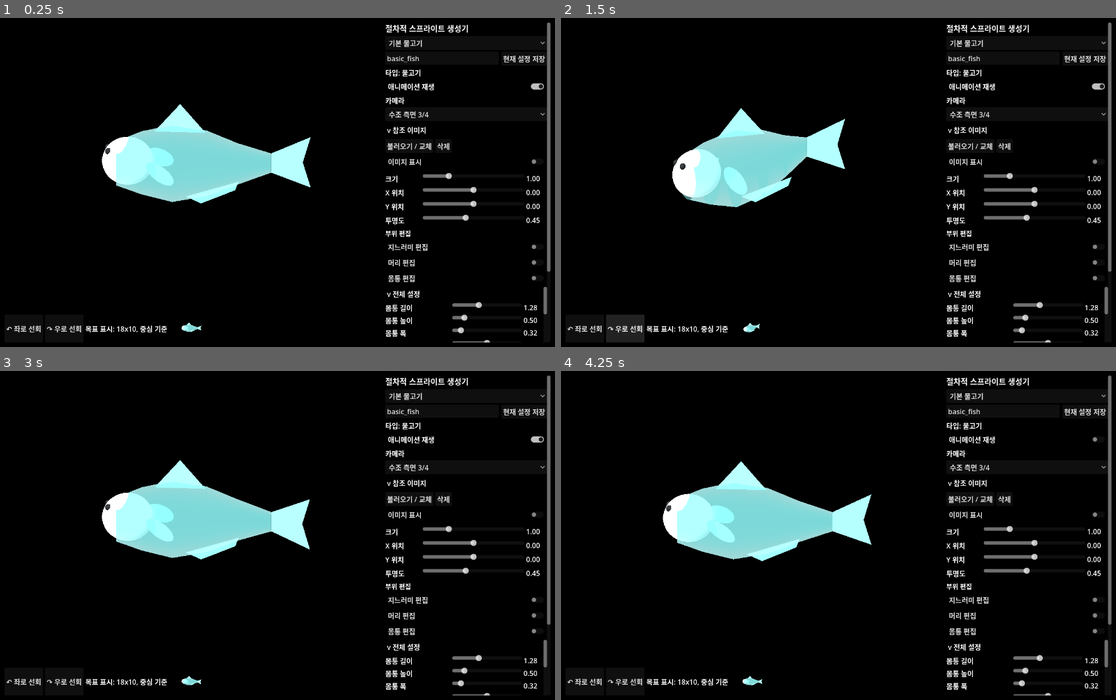
Above: before the commit, frames 1-4 (two rows, left to right).
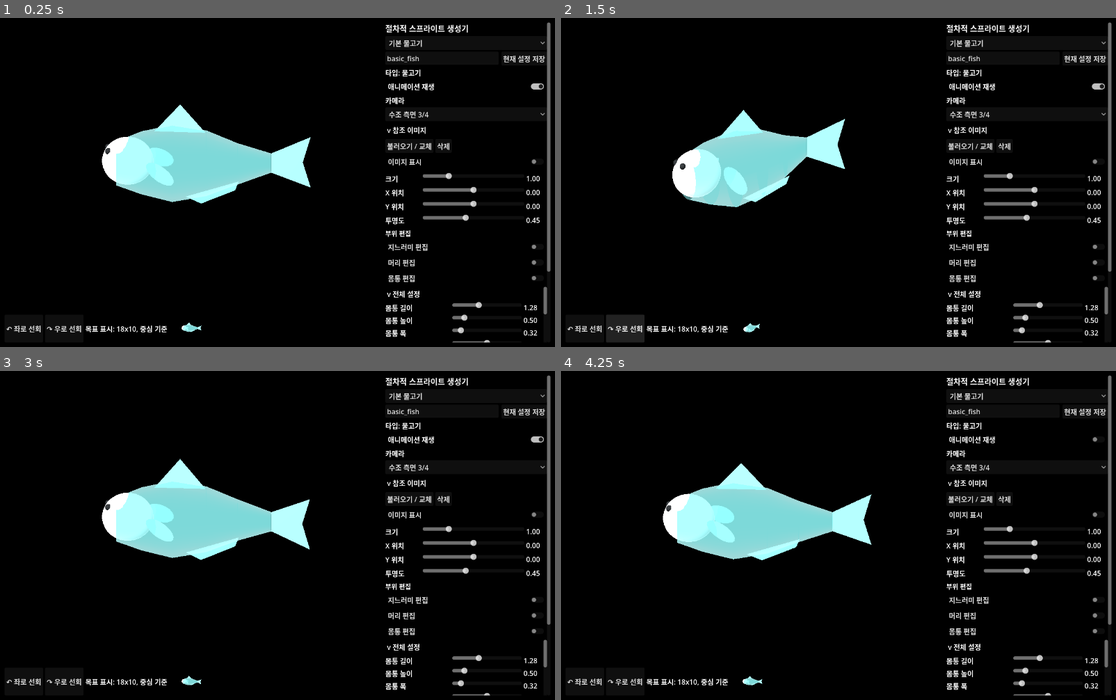
Above: after the commit, the same moments.

Repository: currywhaleshark/aquarium_sprite_mock-up_generator
Game: Godot game, scene res://scenes/Main.tscn
Same seed, same stepped clock (60 frames per second), same inputs: the game is played once before the commit and once after it.
Inputs:
- Up to frame 1 (0.25 s): no input
- Up to frame 2 (1.5 s): click "↶ 좌로 선회" at 0.5 s; click "↷ 우로 선회" at 1.25 s
- Up to frame 3 (3 s): click "기본 물고기" at 2 s; click "현재 설정 저장" at 2.75 s
- Up to frame 4 (4.25 s): click "애니메이션 재생" at 3.5 s

The runs differ from the first frame. In frame 1, less than 0.1% of the frame differs, in the area x 27-43%, y 26-96%; in frame 2, 0.2%, in the area x 28-42%, y 27-96%; in frame 3, less than 0.1%; in frame 4, less than 0.1%.

Commit message:
Animate median fins with body wave ripple

Diff:
--- a/scripts/creature/FishRig.gd
+++ b/scripts/creature/FishRig.gd
@@ -462,16 +462,18 @@
 	if dorsal_fin:
 		var dorsal_attach_t := param_float("dorsal_1_attach_t", 0.45)
 		dorsal_fin.position = _animated_surface_position("dorsal", dorsal_attach_t, 0.035, 0.0, float(parameters.get("dorsal_fin_offset_x", 0.0)), centers, yaws)
-		dorsal_fin.rotation_degrees = Vector3(_median_fin_flap(loop_phase), _median_fin_follow_yaw(dorsal_attach_t, yaws), _surface_tangent_angle_degrees("dorsal", dorsal_attach_t))
+		dorsal_fin.rotation_degrees = Vector3(_median_fin_flap(loop_phase), 0.0, _surface_tangent_angle_degrees("dorsal", dorsal_attach_t))
+		_animate_median_fin(dorsal_fin, "dorsal", String(parameters.get("dorsal_1_shape", "single")), param_float("dorsal_1_length", 0.42), param_float("dorsal_1_height", param_float("dorsal_fin_size", 0.28)), dorsal_attach_t, 0.035, loop_phase)
 	if dorsal_2_fin:
 		var dorsal_2_attach_t := param_float("dorsal_2_attach_t", 0.68)
 		dorsal_2_fin.position = _animated_surface_position("dorsal", dorsal_2_attach_t, 0.028, 0.0, 0.0, centers, yaws)
-		dorsal_2_fin.rotation_degrees = Vector3(_median_fin_flap(loop_phase, 0.12), _median_fin_follow_yaw(dorsal_2_attach_t, yaws), _surface_tangent_angle_degrees("dorsal", dorsal_2_attach_t))
+		dorsal_2_fin.rotation_degrees = Vector3(_median_fin_flap(loop_phase, 0.12), 0.0, _surface_tangent_angle_degrees("dorsal", dorsal_2_attach_t))
+		_animate_median_fin(dorsal_2_fin, "dorsal", String(parameters.get("dorsal_2_shape", "single")), param_float("dorsal_2_length", 0.34), param_float("dorsal_2_height", 0.18), dorsal_2_attach_t, 0.028, loop_phase)
 	if anal_fin:
 		var anal_attach_t := param_float("anal_attach_t", 0.64)
-		var anal_yaw := _median_fin_follow_yaw(anal_attach_t, yaws)
 		anal_fin.position = _animated_surface_position("ventral", anal_attach_t, 0.03, 0.0, float(parameters.get("anal_fin_offset_x", 0.0)), centers, yaws)
-		anal_fin.rotation_degrees = Vector3(-_median_fin_flap(loop_phase, 0.5), anal_yaw, _surface_tangent_angle_degrees("ventral", anal_attach_t))
+		anal_fin.rotation_degrees = Vector3(-_median_fin_flap(loop_phase, 0.5), 0.0, _surface_tangent_angle_degrees("ventral", anal_attach_t))
+		_animate_median_fin(anal_fin, "ventral", String(parameters.get("anal_shape", "long")), param_float("anal_length", 0.36), param_float("anal_height", param_float("anal_fin_size", 0.2)), anal_attach_t, 0.03, loop_phase)
 	if pelvic_l and pelvic_r:
 		var pelvic_attach_t := param_float("pelvic_attach_t", 0.36)
 		var pelvic_z := _surface_radius_z(pelvic_attach_t) * 0.32
@@ -527,11 +529,13 @@
 func _fin_follow_yaw(attach_t: float, yaws: PackedFloat32Array) -> float:
 	return _sample_animated_shell_yaw(attach_t, yaws) * param_float("fin_yaw_follow_strength", 0.25)
 
-# Median fins (dorsal/anal) ride the body: they take the shell's local yaw at
-# their attachment at full strength so they sway together with the body instead
-# of adding a separately damped wobble.
-func _median_fin_follow_yaw(attach_t: float, yaws: PackedFloat32Array) -> float:
-	return _sample_animated_shell_yaw(attach_t, yaws) * param_float("median_fin_body_follow", 1.0)
+# Median fins (dorsal/anal) move with the body by re-deforming their mesh each
+# frame: the base stays embedded on the contour and the free edge ripples with
+# the body wave, instead of the whole blade rigidly rotating about its root.
+func _animate_median_fin(fin_node: MeshInstance3D, side: String, shape: String, length: float, height: float, attach_t: float, margin: float, loop_phase: float) -> void:
+	var points := PF._fin_shape_points(shape, length, height)
+	var follow := clampf(param_float("fin_curve_follow", 1.0), 0.0, 1.0)
+	fin_node.mesh = PF.build_polygon_fin_mesh(_curved_fin_points(side, attach_t, margin, points, follow, loop_phase))
 
 func _median_fin_flap(loop_phase: float, phase_offset: float = 0.0) -> float:
 	var flap_amount := param_float("median_fin_flap_amount", 1.5)
@@ -809,7 +813,7 @@
 	var follow := clampf(param_float("fin_curve_follow", 1.0), 0.0, 1.0)
 	return PF.polygon_fin(fin_name, _curved_fin_points(side, attach_t, margin, points, follow), material)
 
-func _curved_fin_points(side: String, attach_t: float, margin: float, points: PackedVector3Array, follow: float) -> PackedVector3Array:
+func _curved_fin_points(side: String, attach_t: float, margin: float, points: PackedVector3Array, follow: float, loop_phase: float = -1.0) -> PackedVector3Array:
 	var result := PackedVector3Array()
 	var ventral_flip := -1.0 if side == "ventral" else 1.0
 	if shell_profile.size() < 2:
@@ -822,6 +826,13 @@
 	var cos_t := cos(-theta)
 	var sin_t := sin(-theta)
 	var pivot := _surface_contour_point(side, attach_t) + _contour_outward_normal(side, attach_t) * embed_margin
+	# Travelling-wave ripple: each lengthwise slice tilts about its base by a
+	# head-to-tail phase, so the free edge undulates while the membrane keeps its
+	# length (tilt, not stretch) and the base stays on the body.
+	var ripple := loop_phase >= 0.0
+	var ring_span := float(maxi(shell_profile.size() - 1, 1))
+	var phase_delay := param_float("phase_delay", 0.65)
+	var tilt_amp := param_float("median_fin_wave_amount", 0.6) * param_float("body_wave_amount", 0.35)
 	for point in points:
 		var flat := Vector2(point.x, point.y * ventral_flip)
 		var t_prime := clampf(attach_t + point.x / x_span, 0.0, 1.0)
@@ -831,7 +842,13 @@
 		var rel := world - pivot
 		var local := Vector2(rel.x * cos_t - rel.y * sin_t, rel.x * sin_t + rel.y * cos_t)
 		var blended := flat.lerp(local, follow)
-		result.append(Vector3(blended.x, blended.y, 0.0))
+		var out_y := blended.y
+		var z := 0.0
+		if ripple:
+			var tilt := clampf(sin(loop_phase * TAU - t_prime * ring_span * phase_delay) * tilt_amp, -1.2, 1.2)
+			z = out_y * sin(tilt)
+			out_y = out_y * cos(tilt)
+		result.append(Vector3(blended.x, out_y, z))
 	return result
 
 func _sample_shell_profile(attach_t: float) -> Vector3:
--- a/scripts/creature/PrimitiveFactory.gd
+++ b/scripts/creature/PrimitiveFactory.gd
@@ -65,6 +65,13 @@
 	return polygon_fin(name, _caudal_shape_points(shape, length, height), material)
 
 static func polygon_fin(name: String, points: PackedVector3Array, material: Material) -> MeshInstance3D:
+	var node := MeshInstance3D.new()
+	node.name = name
+	node.mesh = build_polygon_fin_mesh(points)
+	node.material_override = material
+	return node
+
+static func build_polygon_fin_mesh(points: PackedVector3Array) -> ArrayMesh:
 	var center := Vector3.ZERO
 	for point in points:
 		center += point
@@ -84,11 +91,7 @@
 	arrays[Mesh.ARRAY_INDEX] = indices
 	var mesh := ArrayMesh.new()
 	mesh.add_surface_from_arrays(Mesh.PRIMITIVE_TRIANGLES, arrays)
-	var node := MeshInstance3D.new()
-	node.name = name
-	node.mesh = mesh
-	node.material_override = material
-	return node
+	return mesh
 
 static func _fin_shape_points(shape: String, length: float, height: float) -> PackedVector3Array:
 	match shape:
--- a/scripts/tools/FinEditorModelTest.gd
+++ b/scripts/tools/FinEditorModelTest.gd
@@ -75,7 +75,7 @@
 	await get_tree().process_frame
 	var low_wave_dorsal := fish.get_node_or_null("BodyPivot/DorsalFin1") as MeshInstance3D
 	fish.apply_pose(0.25)
-	var low_dorsal_yaw := absf(low_wave_dorsal.rotation_degrees.y)
+	var low_ripple := _mesh_max_abs_z(low_wave_dorsal)
 
 	var high_wave_parameters: Dictionary = fish.parameters.duplicate(true)
 	high_wave_parameters["body_wave_amount"] = 0.95
@@ -84,8 +84,12 @@
 	var high_wave_dorsal := fish.get_node_or_null("BodyPivot/DorsalFin1") as MeshInstance3D
 	var high_wave_tail := fish.get_node_or_null("BodyPivot/TailPivot1/TailPivot2/TailFinPivot") as Node3D
 	fish.apply_pose(0.25)
-	var high_dorsal_yaw := absf(high_wave_dorsal.rotation_degrees.y)
-	assert(high_dorsal_yaw > low_dorsal_yaw + 1.0)
+	# Median fins move with the body by rippling their mesh in z; the free edge
+	# undulates more as the body wave grows, and the rigid yaw rotation is gone.
+	var high_ripple := _mesh_max_abs_z(high_wave_dorsal)
+	assert(absf(high_wave_dorsal.rotation_degrees.y) < 0.001)
+	assert(high_ripple > 0.01)
+	assert(high_ripple > low_ripple + 0.005)
 
 	var high_wave_anal := fish.get_node_or_null("BodyPivot/AnalFin") as MeshInstance3D
 	var high_wave_pelvic_l := fish.get_node_or_null("BodyPivot/PelvicFinL") as MeshInstance3D
@@ -94,9 +98,7 @@
 	var shell_yaw := fish._sample_animated_shell_yaw(float(fish.parameters.get("dorsal_1_attach_t", 0.45)), fish.animated_shell_yaws)
 	var pelvic_shell_yaw := fish._sample_animated_shell_yaw(float(fish.parameters.get("pelvic_attach_t", 0.36)), fish.animated_shell_yaws)
 	assert(absf(shell_yaw) > 1.0)
-	assert(signf(high_wave_anal.rotation_degrees.y) == signf(high_wave_dorsal.rotation_degrees.y))
-	# Median fins now ride the body: dorsal yaw tracks the shell yaw fully.
-	assert(absf(high_dorsal_yaw - absf(shell_yaw)) < 0.5)
+	assert(_mesh_max_abs_z(high_wave_anal) > 0.005)
 	assert(absf(high_wave_pelvic_l.rotation_degrees.y - 12.0) < absf(pelvic_shell_yaw) * 0.35)
 	fish.apply_pose(0.5)
 	assert(absf(high_wave_tail.rotation_degrees.y) < 12.0)
@@ -117,3 +119,11 @@
 		min_y = minf(min_y, vertex.y)
 		max_y = maxf(max_y, vertex.y)
 	return {"min_y": min_y, "max_y": max_y}
+
+func _mesh_max_abs_z(mesh_instance: MeshInstance3D) -> float:
+	var arrays := mesh_instance.mesh.surface_get_arrays(0)
+	var vertices: PackedVector3Array = arrays[Mesh.ARRAY_VERTEX]
+	var max_abs_z := 0.0
+	for vertex in vertices:
+		max_abs_z = maxf(max_abs_z, absf(vertex.z))
+	return max_abs_z
--- a/scripts/ui/UiText.gd
+++ b/scripts/ui/UiText.gd
@@ -131,7 +131,7 @@
 	"body_wave_falloff": "몸통 파동 분포",
 	"fin_flap_amount": "지느러미 퍼덕임",
 	"fin_yaw_follow_strength": "지느러미 몸통 추적",
-	"median_fin_body_follow": "정중선 지느러미 몸통 추종",
+	"median_fin_wave_amount": "정중선 지느러미 물결",
 	"median_fin_flap_amount": "등/뒷지느러미 추진",
 	"median_fin_flap_phase": "등/뒷지느러미 위상",
 	"idle_bob_amount": "유휴 상하 움직임",
